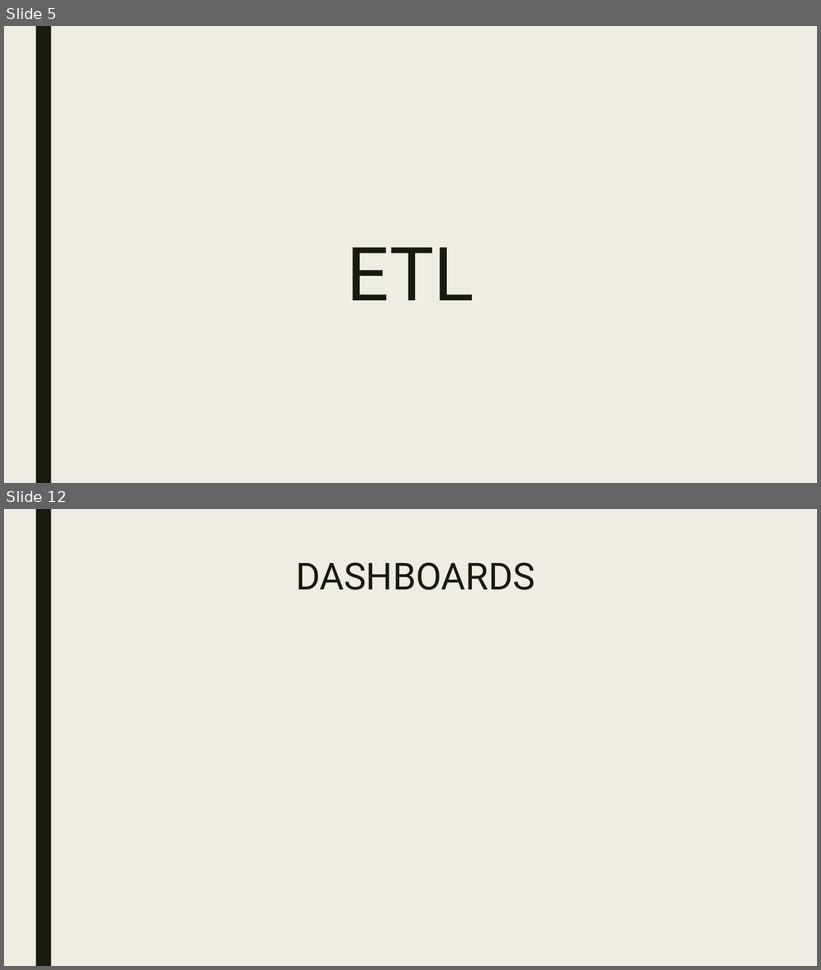
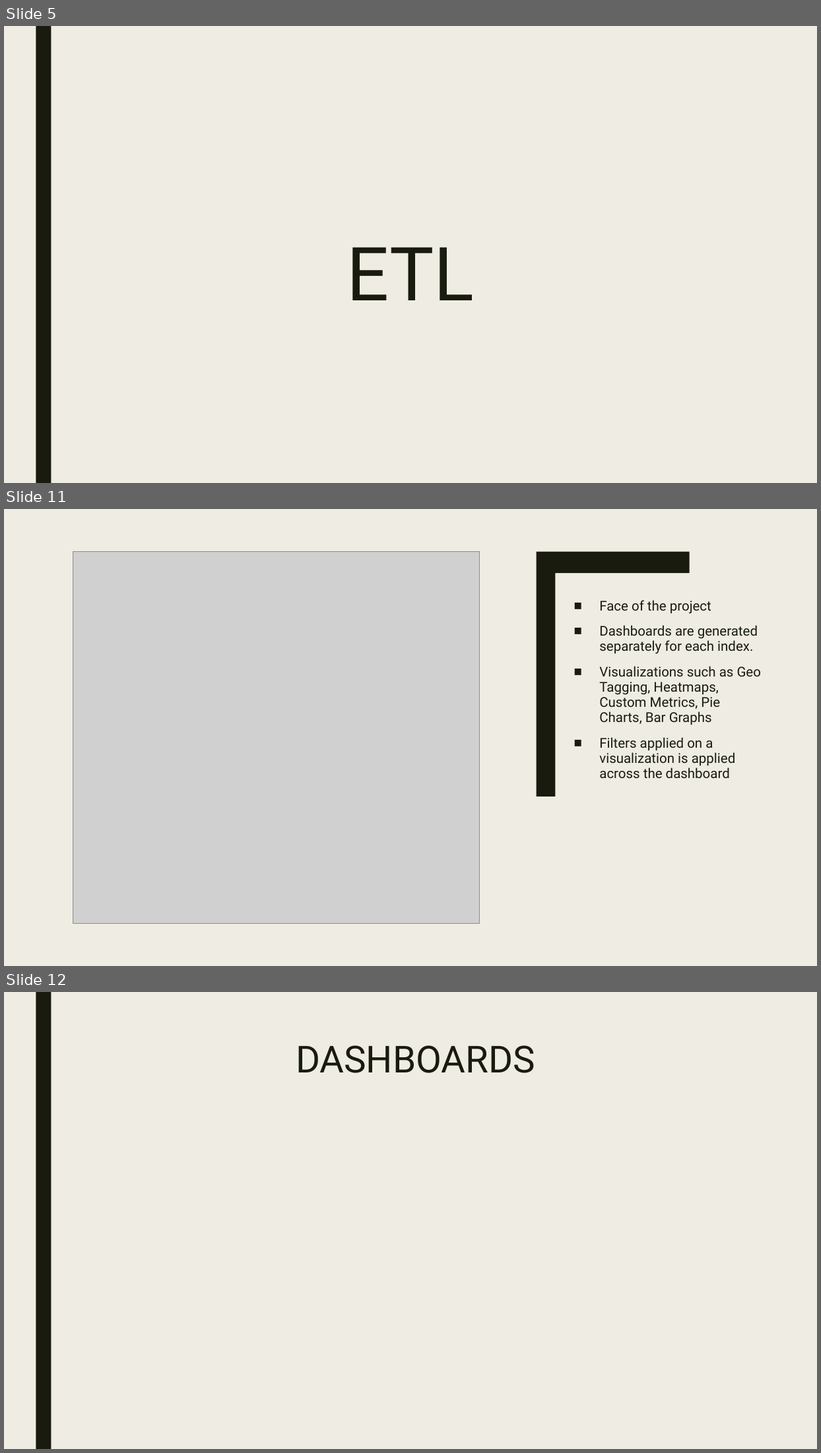
Before and after one commit to CUBigDataClass/Indian-Premier-League, a slide deck: Data Analysis & Visualisations of IPL.pptx. Shown one above the other, each under a label of ours: slides 5 and 12 before the commit, slides 5, 11 and 12 after it; the slides between them are not shown. The pictures are 821x970 and 821x1453 pixels, drawn with LibreOffice and Linux fonts; fonts in the diff are those of the drawing; grey boxes stand for pictures. Boxes give left, top, right and bottom in pixels: in the first picture for what was removed or moved away, otherwise in the second. Text is boxed around its words. In the diff, an @@ line names an element or a change of style, - is before the commit and + after.

```diff
--- a/Data Analysis & Visualisations of IPL.pptx
+++ b/Data Analysis & Visualisations of IPL.pptx
@@ slide 11 added at (4,509,817,966), background #EFEDE3; not listed: 1 template element that a slide beside it also shows @@
@@ rectangle added at (4,509,817,966), fill #EFEDE3 @@
@@ picture added at (73,552,480,923) @@
@@ freeform shape added at (537,552,690,797), fill #191B0E @@
@@ text added at (599,600,761,778), 16 pt, text #191B0E @@
+■ Face of the project
+■ Dashboards are generated separately for each index.
+■ Visualizations such as Geo Tagging, Heatmaps, Custom Metrics, Pie Charts, Bar Graphs
+■ Filters applied on a visualization is applied across the dashboard
```
Also in this commit, not shown: 6 slides changed, 1 other slide added, 2 slides removed.
